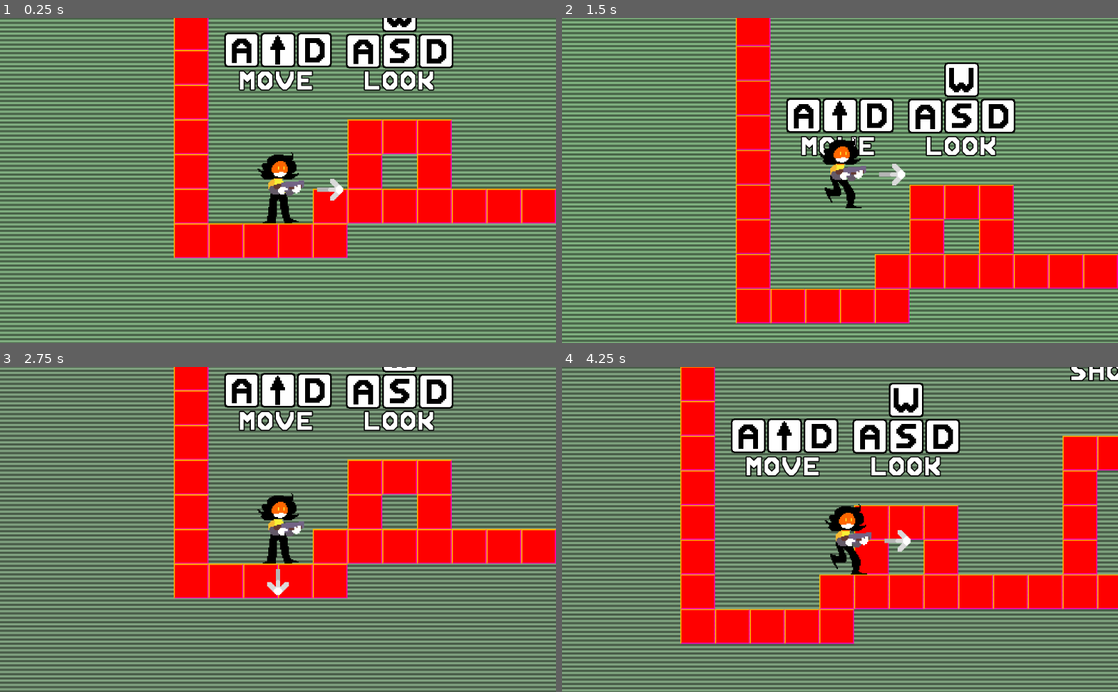
Above: before the commit, frames 1-4 (two rows, left to right).
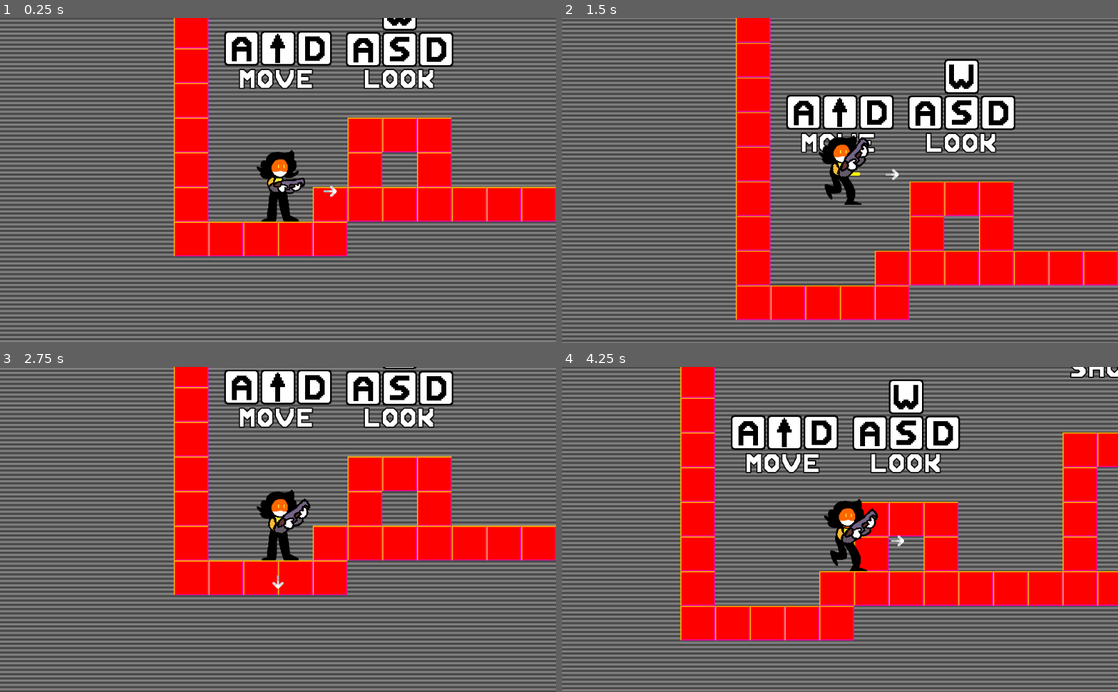
Above: after the commit, the same moments.

Repository: loopies2600/Sillarium
Game: Godot game, scene res://scenes/Levels/Test/TestTutorial.tscn
Same seed, same stepped clock (60 frames per second), same inputs: the game is played once before the commit and once after it.
Inputs:
- Up to frame 1 (0.25 s): no input
- Up to frame 2 (1.5 s): hold Down (shoot) 0.53-1.28 s; tap Up (jump) at 0.77 s; tap C (input_hold) at 1.35 s
- Up to frame 3 (2.75 s): tap Up (jump) at 1.52 s; tap Down (shoot) at 1.55, 2.3 s; hold S (look_down) from 2.03 s (still down)
- Up to frame 4 (4.25 s): release S (look_down) at 2.78 s; tap A (look_left) at 2.85 s; tap Up (jump) at 3.02, 3.77 s; tap Down (shoot) at 3.05, 3.8 s; hold D (look_right) from 3.53 s (still down)

The runs differ from the first frame. In frame 1, 82% of the frame differs, in the area x 0-100%, y 0-100%; in frame 2, 82%; in frame 3, 48%; in frame 4, 47%.

Commit message:
prota upd8

Diff:
--- a/scenes/Levels/Test/testScroll.gd
+++ b/scenes/Levels/Test/testScroll.gd
@@ -7,7 +7,8 @@
 func _process(delta):
 	rng.randomize()
 	var randomColor = rng.randf_range(0.5, 0.75)
-	$ParallaxLayer/BG.modulate.g = randomColor
+	# WARNING: FLASHING COLORS
+	# $ParallaxLayer/BG.modulate.g = randomColor
 	bg.motion_offset.y += speed * delta
 
 	if (bg.motion_offset.y >= 600):
--- a/scenes/enemy/caranon/Caranon.tscn
+++ b/scenes/enemy/caranon/Caranon.tscn
@@ -22,11 +22,11 @@
 
 [sub_resource type="AtlasTexture" id=5]
 atlas = ExtResource( 1 )
-region = Rect2( 13, 3, 8, 9 )
+region = Rect2( 3, 1, 7, 11 )
 
 [sub_resource type="AtlasTexture" id=6]
 atlas = ExtResource( 1 )
-region = Rect2( 13, 2, 8, 10 )
+region = Rect2( 3, 1, 7, 11 )
 
 [sub_resource type="AtlasTexture" id=7]
 atlas = ExtResource( 1 )
@@ -34,9 +34,9 @@
 
 [sub_resource type="AtlasTexture" id=8]
 atlas = ExtResource( 1 )
-region = Rect2( 22, 38, 11, 3 )
-
-[sub_resource type="Animation" id=15]
+region = Rect2( 6, 38, 12, 6 )
+
+[sub_resource type="Animation" id=9]
 resource_name = "Firing"
 length = 0.5
 tracks/0/type = "value"
@@ -205,8 +205,7 @@
 } ]
 }
 
-[sub_resource type="Animation" id=9]
-resource_name = "FiringTwice"
+[sub_resource type="Animation" id=10]
 length = 0.5
 tracks/0/type = "value"
 tracks/0/path = NodePath("Shell/Head/Eyes:position")
@@ -377,13 +376,11 @@
 } ]
 }
 
-[sub_resource type="Animation" id=10]
-resource_name = "Hiding"
-
 [sub_resource type="Animation" id=11]
-resource_name = "Showing"
 
 [sub_resource type="Animation" id=12]
+
+[sub_resource type="Animation" id=13]
 loop = true
 tracks/0/type = "value"
 tracks/0/path = NodePath("Shell:position")
@@ -541,8 +538,7 @@
 collision_mask = 33
 
 [node name="Graphics" type="Node2D" parent="Area2D"]
-position = Vector2( -30, -25 )
-scale = Vector2( 0.8, 1.2 )
+position = Vector2( -30, -21 )
 __meta__ = {
 "_edit_group_": true
 }
@@ -556,7 +552,7 @@
 texture = SubResource( 2 )
 
 [node name="Eyes" type="Sprite" parent="Area2D/Graphics/Shell/Head"]
-position = Vector2( 5, -13.75 )
+position = Vector2( 5, -16 )
 scale = Vector2( 0.8, 0.9 )
 z_index = 1
 texture = SubResource( 3 )
@@ -575,26 +571,26 @@
 flip_h = true
 
 [node name="Cannon" type="Sprite" parent="Area2D/Graphics/Shell/Head"]
-position = Vector2( 4, -30 )
+position = Vector2( 4, -33 )
 texture = SubResource( 7 )
 
 [node name="Mouth" type="Sprite" parent="Area2D/Graphics/Shell/Head"]
-position = Vector2( 5, 8.5 )
+position = Vector2( 5, 7 )
 texture = SubResource( 8 )
 
 [node name="AnimationPlayer" type="AnimationPlayer" parent="Area2D/Graphics"]
-anims/Firing = SubResource( 15 )
-anims/FiringTwice = SubResource( 9 )
-anims/Hiding = SubResource( 10 )
-anims/Showing = SubResource( 11 )
-anims/Slithering = SubResource( 12 )
+anims/Firing = SubResource( 9 )
+anims/FiringTwice = SubResource( 10 )
+anims/Hiding = SubResource( 11 )
+anims/Showing = SubResource( 12 )
+anims/Slithering = SubResource( 13 )
 
 [node name="Hitbox" type="CollisionShape2D" parent="Area2D"]
 position = Vector2( 1, -30.2929 )
-shape = SubResource( 13 )
+shape = SubResource( 14 )
 
 [node name="CollisionShape2D" type="CollisionShape2D" parent="."]
-shape = SubResource( 14 )
+shape = SubResource( 15 )
 
 [node name="BulletStartPosition" type="Position2D" parent="."]
 position = Vector2( 30, -44 )
--- a/scenes/player/Bullet.gd
+++ b/scenes/player/Bullet.gd
@@ -3,7 +3,6 @@
 onready var sprite = $Sprite
 
 export (Vector2) var speed = Vector2(700, 0)
-export (float) var rotationSpeed = 0.5
 
 var velocity = Vector2()
 
@@ -14,7 +13,6 @@
 
 func _physics_process(delta):
 	position += velocity * delta
-	sprite.rotation += rotationSpeed
 
 func OnBodyEntered(body):
 	queue_free()
--- a/scenes/player/Player.tscn
+++ b/scenes/player/Player.tscn
@@ -74,10 +74,10 @@
 tracks/0/imported = false
 tracks/0/enabled = true
 tracks/0/keys = {
-"times": PoolRealArray( 0, 0.5, 1 ),
-"transitions": PoolRealArray( 1, 1, 1 ),
-"update": 0,
-"values": [ Vector2( 0, -12 ), Vector2( 0, -11 ), Vector2( 0, -12 ) ]
+"times": PoolRealArray( 0, 0.5 ),
+"transitions": PoolRealArray( 1, 1 ),
+"update": 0,
+"values": [ Vector2( 0, -40 ), Vector2( 0, -35 ) ]
 }
 tracks/1/type = "value"
 tracks/1/path = NodePath("Body/Arms:position")
@@ -86,10 +86,10 @@
 tracks/1/imported = false
 tracks/1/enabled = true
 tracks/1/keys = {
-"times": PoolRealArray( 0, 0.5, 1 ),
-"transitions": PoolRealArray( 1, 1, 1 ),
-"update": 0,
-"values": [ Vector2( -5, -8 ), Vector2( -5, -7 ), Vector2( -5, -8 ) ]
+"times": PoolRealArray( 0, 0.5 ),
+"transitions": PoolRealArray( 1, 1 ),
+"update": 0,
+"values": [ Vector2( -5, -24 ), Vector2( -6, -22 ) ]
 }
 
 [sub_resource type="Animation" id=5]
@@ -105,7 +105,7 @@
 "times": PoolRealArray( 0, 0.1, 0.2, 0.3, 0.4 ),
 "transitions": PoolRealArray( 1, 1, 1, 1, 1 ),
 "update": 0,
-"values": [ Vector2( 0, -12 ), Vector2( 0, -11 ), Vector2( 0, -10 ), Vector2( 0, -11 ), Vector2( 0, -12 ) ]
+"values": [ Vector2( 0, -40 ), Vector2( 0, -41 ), Vector2( 0, -42 ), Vector2( 0, -40 ), Vector2( 0, -39 ) ]
 }
 tracks/1/type = "value"
 tracks/1/path = NodePath("Body/Arms:position")
@@ -117,16 +117,72 @@
 "times": PoolRealArray( 0, 0.1, 0.2, 0.3, 0.4 ),
 "transitions": PoolRealArray( 1, 1, 1, 1, 1 ),
 "update": 0,
-"values": [ Vector2( -5, -8 ), Vector2( -5, -7 ), Vector2( -4, -7 ), Vector2( -5, -7 ), Vector2( -5, -8 ) ]
-}
-
-[sub_resource type="RectangleShape2D" id=6]
-extents = Vector2( 8, 29 )
+"values": [ Vector2( -5, -24 ), Vector2( -5, -23 ), Vector2( -5, -22 ), Vector2( -5, -21 ), Vector2( -5, -22 ) ]
+}
+tracks/2/type = "value"
+tracks/2/path = NodePath("Body/Arms:rotation_degrees")
+tracks/2/interp = 2
+tracks/2/loop_wrap = true
+tracks/2/imported = false
+tracks/2/enabled = true
+tracks/2/keys = {
+"times": PoolRealArray( 0, 0.2, 0.4 ),
+"transitions": PoolRealArray( 1, 1, 1 ),
+"update": 0,
+"values": [ 0.0, 5.0, -5.0 ]
+}
+
+[sub_resource type="Animation" id=6]
+resource_name = "Shooting"
+length = 0.7
+tracks/0/type = "value"
+tracks/0/path = NodePath("Body/Arms:rotation_degrees")
+tracks/0/interp = 2
+tracks/0/loop_wrap = true
+tracks/0/imported = false
+tracks/0/enabled = true
+tracks/0/keys = {
+"times": PoolRealArray( 0, 0.1, 0.2, 0.4, 0.5, 0.7 ),
+"transitions": PoolRealArray( 1, 1, 1, 1, 1, 1 ),
+"update": 0,
+"values": [ 0.0, 40.0, -40.0, -38.0, 10.0, 0.0 ]
+}
+tracks/1/type = "method"
+tracks/1/path = NodePath("..")
+tracks/1/interp = 1
+tracks/1/loop_wrap = true
+tracks/1/imported = false
+tracks/1/enabled = true
+tracks/1/keys = {
+"times": PoolRealArray( 0.2, 0.7 ),
+"transitions": PoolRealArray( 1, 1 ),
+"values": [ {
+"args": [  ],
+"method": "Shoot"
+}, {
+"args": [ false ],
+"method": "SetShooting"
+} ]
+}
+tracks/2/type = "value"
+tracks/2/path = NodePath("Body/Arms:scale")
+tracks/2/interp = 2
+tracks/2/loop_wrap = true
+tracks/2/imported = false
+tracks/2/enabled = true
+tracks/2/keys = {
+"times": PoolRealArray( 0, 0.2, 0.3, 0.7 ),
+"transitions": PoolRealArray( 1, 1, 1, 1 ),
+"update": 0,
+"values": [ Vector2( 1, 1 ), Vector2( 1.2, 1.2 ), Vector2( 1.3, 1.3 ), Vector2( 1, 1 ) ]
+}
+
+[sub_resource type="RectangleShape2D" id=7]
+extents = Vector2( 16, 60 )
 
 [node name="Player" type="KinematicBody2D" groups=[
 "Player",
 ]]
-scale = Vector2( 2, 2 )
 collision_mask = 60
 script = ExtResource( 9 )
 bullet = ExtResource( 11 )
@@ -139,13 +195,14 @@
 
 [node name="direction" type="Sprite" parent="Graphics/Debug"]
 texture = ExtResource( 12 )
-offset = Vector2( 48, 0 )
+offset = Vector2( 96, 0 )
 
 [node name="debug_hold" type="AnimatedSprite" parent="Graphics/Debug"]
 scale = Vector2( 0.5, 0.5 )
 frames = SubResource( 1 )
+frame = 1
 playing = true
-offset = Vector2( 0, -96 )
+offset = Vector2( 0, -192 )
 
 [node name="Body" type="AnimatedSprite" parent="Graphics"]
 frames = SubResource( 2 )
@@ -154,12 +211,12 @@
 offset = Vector2( 0, 6 )
 
 [node name="Head" type="Sprite" parent="Graphics/Body"]
-position = Vector2( 0, -12 )
+position = Vector2( 0, -38.4763 )
 texture = ExtResource( 10 )
 offset = Vector2( 0, -10 )
 
 [node name="Arms" type="AnimatedSprite" parent="Graphics/Body"]
-position = Vector2( -5, -8 )
+position = Vector2( -5.30474, -23.3905 )
 z_index = 1
 z_as_relative = false
 frames = SubResource( 3 )
@@ -170,11 +227,12 @@
 playback_process_mode = 0
 anims/Idle = SubResource( 4 )
 anims/Running = SubResource( 5 )
+anims/Shooting = SubResource( 6 )
 
 [node name="CollisionShape2D" type="CollisionShape2D" parent="."]
 visible = false
-position = Vector2( 0, 2 )
-shape = SubResource( 6 )
+position = Vector2( 0, -4 )
+shape = SubResource( 7 )
 
 [node name="Camera2D" type="Camera2D" parent="."]
 current = true
--- a/scenes/player/PlayerController.gd
+++ b/scenes/player/PlayerController.gd
@@ -25,7 +25,9 @@
 export (float) var gravity = 800
 
 var velocity = Vector2()
+var fireAngle = 0
 var cooldownIsOver = true
+var isShooting = false
 
 func _ready():
 	# Aqui hay un bug, si la escena no tiene
@@ -102,7 +104,6 @@
 
 func GetLookInput():
 	var lookDirection = Vector2()
-	var fireAngle = 0
 
 	# Obtiene input del jugador
 	if Input.is_action_pressed("look_right"):
@@ -149,7 +150,6 @@
 		# NO INPUT
 		Vector2(0, 0):
 			arms.animation = "Side"
-			RotateAH(0, 0)
 			if bodyAnim.flip_h:
 				FlipHAGraphics(true)
 				fireAngle = 180
@@ -163,16 +163,20 @@
 		FlipHAGraphics(true)
 
 	if Input.is_action_pressed("shoot") and cooldownIsOver:
-		cooldownIsOver = false
-		var newBullet = bullet.instance()
-		newBullet.global_position = global_position
-		newBullet.rotation = deg2rad(fireAngle)
-		newBullet.z_index = arms.z_index - 1
-		get_tree().get_root().add_child(newBullet)
-		cooldownTimer.start()
+		SetShooting(true)
+		PlayShootAnimation()
 
 	# Cambia direccion de la flecha
 	debugDirection.rotation_degrees = lerp(debugDirection.rotation_degrees, fireAngle, 0.9)
+
+func Shoot():
+	cooldownIsOver = false
+	var newBullet = bullet.instance()
+	newBullet.global_position = global_position
+	newBullet.rotation = deg2rad(fireAngle)
+	newBullet.z_index = arms.z_index - 1
+	get_tree().get_root().add_child(newBullet)
+	cooldownTimer.start()
 
 func OnCooldown():
 	cooldownIsOver = true
@@ -202,13 +206,21 @@
 
 func PlayIdleAnimation():
 	# Obvio
-	animPlayer.play("Idle")
+	if !isShooting:
+		animPlayer.play("Idle")
 	bodyAnim.animation = "Idle"
 
 func PlayRunAnimation():
 	# Obvio
-	animPlayer.play("Running")
+	if !isShooting:
+		animPlayer.play("Running")
 	bodyAnim.animation = "Running"
+
+func PlayShootAnimation():
+	animPlayer.play("Shooting")
+
+func SetShooting(cond):
+	isShooting = cond
 
 func PlayJumpAnimation():
 	#Obvio
@@ -226,7 +238,3 @@
 	# Obvio
 	head.flip_h = cond
 	arms.flip_h = cond
-
-func RotateAH(deg1, deg2):
-	arms.rotation = deg2rad(deg1)
-	head.rotation = deg2rad(deg2)
Not shown: 1 places in scenes/enemy/caranon/Caranon.tscn that only renumber resources
Not shown: 1 places in scenes/player/Player.tscn that only renumber resources
Binary file changed: sprites/character/prota_test/prota_arms.png
Binary file changed: sprites/character/prota_test/prota_arms_up.png
Binary file changed: sprites/character/prota_test/prota_arms_upside.png
Binary file changed: sprites/character/prota_test/prota_heads.png
Binary file changed: sprites/character/prota_test/prota_idle.png
Binary file changed: sprites/character/prota_test/prota_run_1.png
Binary file changed: sprites/character/prota_test/prota_run_2.png
Binary file changed: sprites/character/prota_test/prota_run_3.png
Binary file changed: sprites/character/prota_test/prota_run_4.png
Binary file changed: sprites/character/prota_test/prota_run_5.png
(and 2 more such lines)
